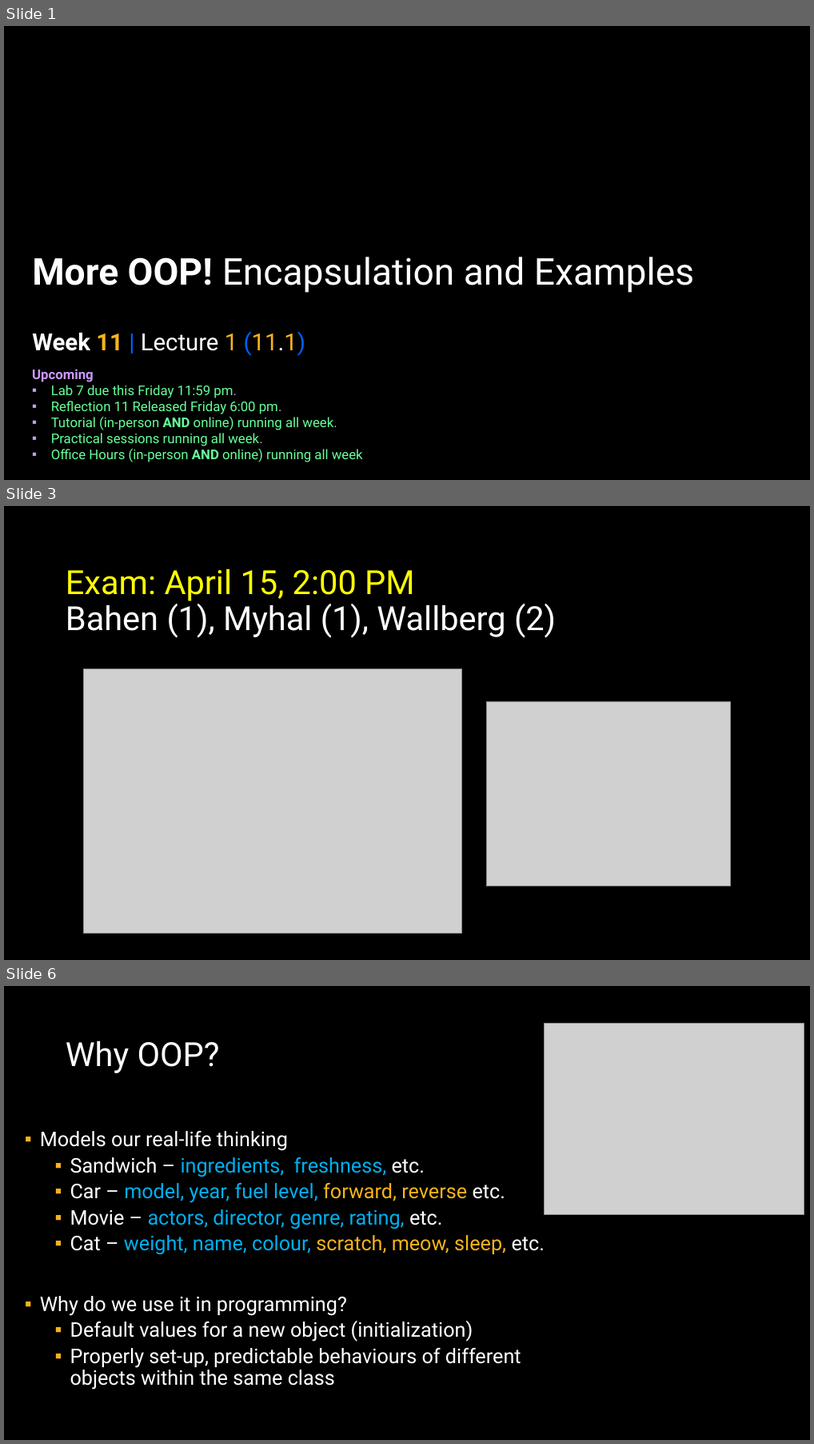
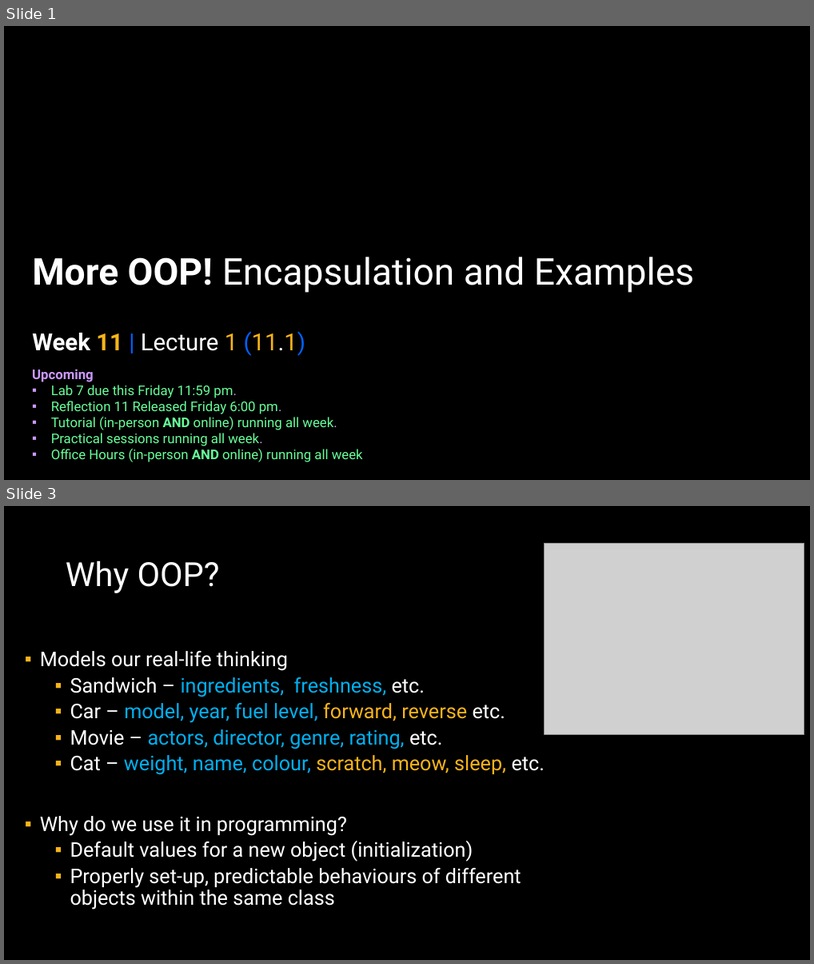
Before and after one commit to APS106/APS106-winter-2026-goodfellow-sutton, a slide deck: lectures/week11/lecture1/slides/week10_lecture1.pptx. Shown one above the other, each under a label of ours: slides 1, 3 and 6 before the commit, slides 1 and 3 after it; the slides between them are not shown. The pictures are 814x1444 and 814x964 pixels, drawn with LibreOffice and Linux fonts; fonts in the diff are those of the drawing; grey boxes stand for pictures; background and template pictures are left out. Boxes give left, top, right and bottom in pixels: in the first picture for what was removed or moved away, otherwise in the second. Text is boxed around its words. In the diff, an @@ line names an element or a change of style, - is before the commit and + after.

```diff
--- a/lectures/week11/lecture1/slides/week10_lecture1.pptx
+++ b/lectures/week11/lecture1/slides/week10_lecture1.pptx
@@ slide 3 removed at (4,506,810,960), background picture (left out) @@
@@ title removed at (66,568,556,638) @@
-Exam: April 15, 2:00 PM
-Bahen (1), Myhal (1), Wallberg (2)
@@ picture removed at (84,669,462,934) @@
@@ picture removed at (487,701,731,886) @@
@@ what was slide 6 is now slide 3 @@
```
Also in this commit, not shown: 1 slide changed, 2 other slides removed, 12 other files.
